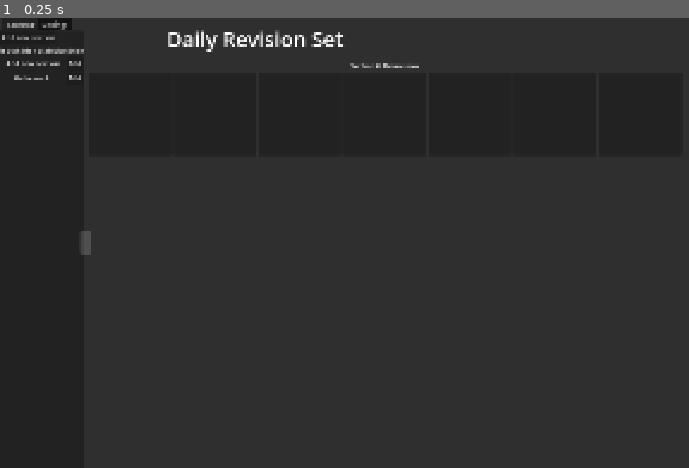
Above: before the commit, frame 1.
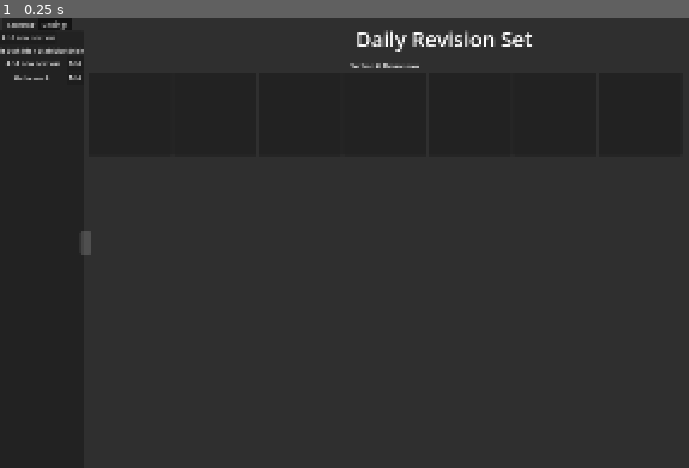
Above: after the commit, the same moment.

Repository: viywolf/Spaced-Repetition-Helper
Game: Godot game, scene res://scenes/main_screen.tscn
Same seed, same stepped clock (60 frames per second), same inputs: the game is played once before the commit and once after it.
Inputs:
- Up to frame 1 (0.25 s): no input

The runs differ from the first frame. In frame 1, 1.0% of the frame differs, in the area x 24-78%, y 2-8%.

Commit message:
Made column resizing automatic

Diff:
--- a/scenes/main_screen.tscn
+++ b/scenes/main_screen.tscn
@@ -166,7 +166,6 @@
 
 [node name="SetLabel" type="RichTextLabel" parent="MainSection/EditorManager" unique_id=410335020]
 custom_minimum_size = Vector2(0, 100)
-custom_maximum_size = Vector2(800, -1)
 layout_mode = 2
 theme_override_font_sizes/normal_font_size = 50
 text = "Daily Revision Set"
@@ -176,7 +175,7 @@
 [node name="ScrollContainer" type="ScrollContainer" parent="MainSection/EditorManager" unique_id=542369342]
 custom_minimum_size = Vector2(0, 900)
 layout_mode = 2
-horizontal_scroll_mode = 0
+horizontal_scroll_mode = 3
 
 [node name="VBoxContainer" type="VBoxContainer" parent="MainSection/EditorManager/ScrollContainer" unique_id=1619798835]
 layout_mode = 2
@@ -189,7 +188,6 @@
 
 [node name="GridContainer" type="GridContainer" parent="MainSection/EditorManager/ScrollContainer/VBoxContainer" unique_id=1029069751]
 layout_mode = 2
-columns = 4
 
 [node name="Panel" type="Panel" parent="MainSection/EditorManager/ScrollContainer/VBoxContainer/GridContainer" unique_id=428848229]
 custom_minimum_size = Vector2(200, 200)
--- a/scripts/editor_manager.gd
+++ b/scripts/editor_manager.gd
@@ -2,7 +2,9 @@
 
 const PANEL_SIZE: int = 200
 
-@onready var grid_container = $ScrollContainer/VBoxContainer/GridContainer
+@onready var main_editing_zone: Control = $ScrollContainer/VBoxContainer
+
+var no_of_grid_columns: int = 0
 
 # Called when the node enters the scene tree for the first time.
 func _ready() -> void:
@@ -10,14 +12,33 @@
 
 
 # Called every frame. 'delta' is the elapsed time since the previous frame.
-func _process(delta: float) -> void:
-	if (PANEL_SIZE * grid_container.columns < self.size.x
-			and PANEL_SIZE * grid_container.columns > self.size.x - PANEL_SIZE):
+func _process(_delta: float) -> void:
+	# Adjusting the number of columns
+	if (PANEL_SIZE * no_of_grid_columns < self.size.x
+			and PANEL_SIZE * no_of_grid_columns > self.size.x - PANEL_SIZE):
 		pass # Good size
-	elif PANEL_SIZE * grid_container.columns > self.size.x:
+	elif PANEL_SIZE * no_of_grid_columns > self.size.x:
 		# Needs less columns
-		if grid_container.columns > 1:
-			grid_container.columns -= 1
-	elif PANEL_SIZE * grid_container.columns + 1 < self.size.x:
+		if no_of_grid_columns > 1:
+			no_of_grid_columns -= 1
+	elif PANEL_SIZE * no_of_grid_columns + 1 < self.size.x:
 		# Needs more columns
-		grid_container.columns += 1
+		no_of_grid_columns += 1
+
+	# Apply the adjustment
+	for node in main_editing_zone.get_children():
+		if node is GridContainer:
+			node.columns = no_of_grid_columns
+
+func add_section_label(message: String) -> void:
+	var new_label = Label.new()
+	new_label.text = message
+	new_label.horizontal_alignment = HORIZONTAL_ALIGNMENT_CENTER
+	add_child(new_label)
+
+func add_flashcard_grid(questions: Array[String]) -> void:
+	var new_grid = GridContainer.new()
+	for i in range(questions.size()):
+		var new_panel = Panel.new()
+		new_grid.add_child(new_panel)
+	add_child(new_grid)
